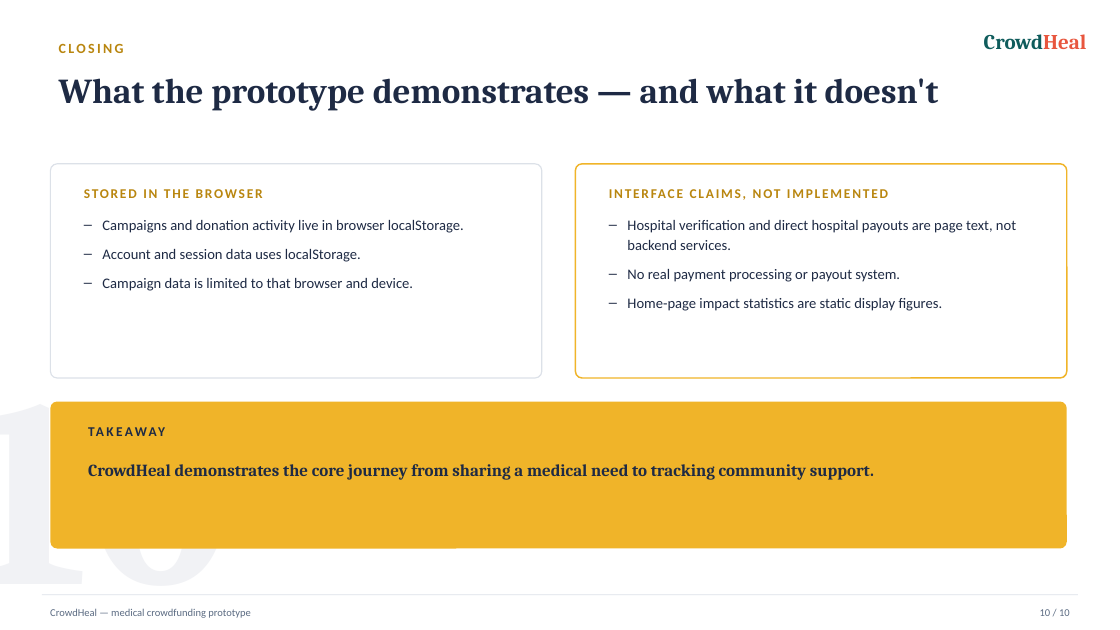
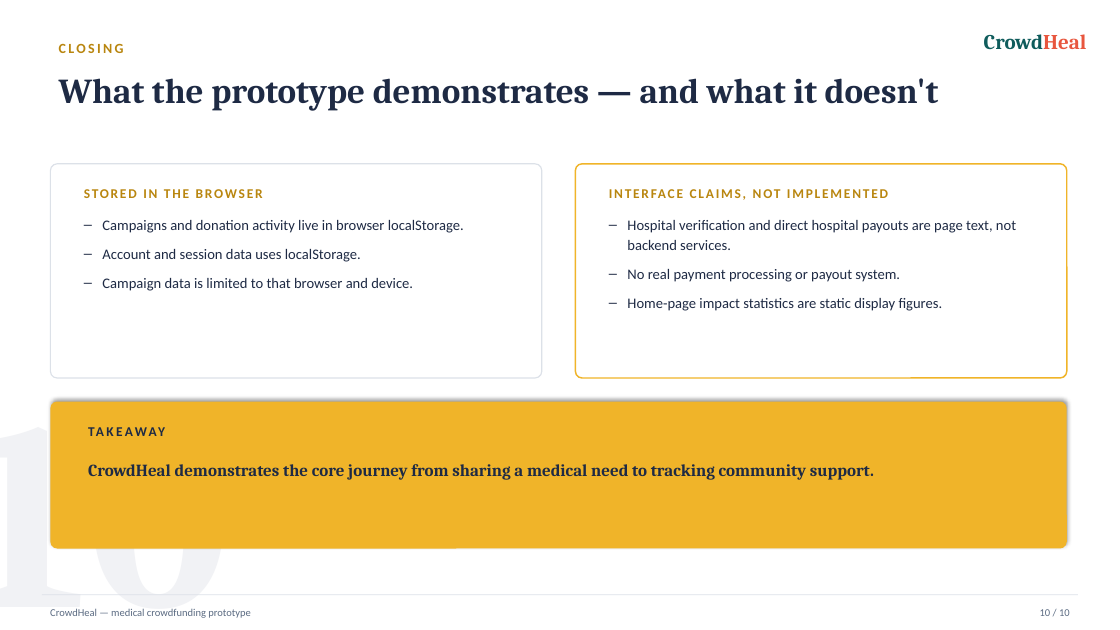
Before and after one commit to akshayreddy051288/crowdfunding-platform, a slide deck: slide 10 of CrowdHeal.pptx. Drawn at 1120x630 pixels with LibreOffice and Linux fonts; fonts in the diff are those of the drawing. Boxes give left, top, right and bottom in pixels: in the first picture for what was removed or moved away, otherwise in the second. Text is boxed around its words. In the diff, an @@ line names an element or a change of style, - is before the commit and + after.

```diff
--- a/CrowdHeal.pptx
+++ b/CrowdHeal.pptx
@@ rounded rectangle at [50,402,1067,549]: shadow on @@
```
Also in this commit, not shown: 9 other slides changed, 12 other files.
